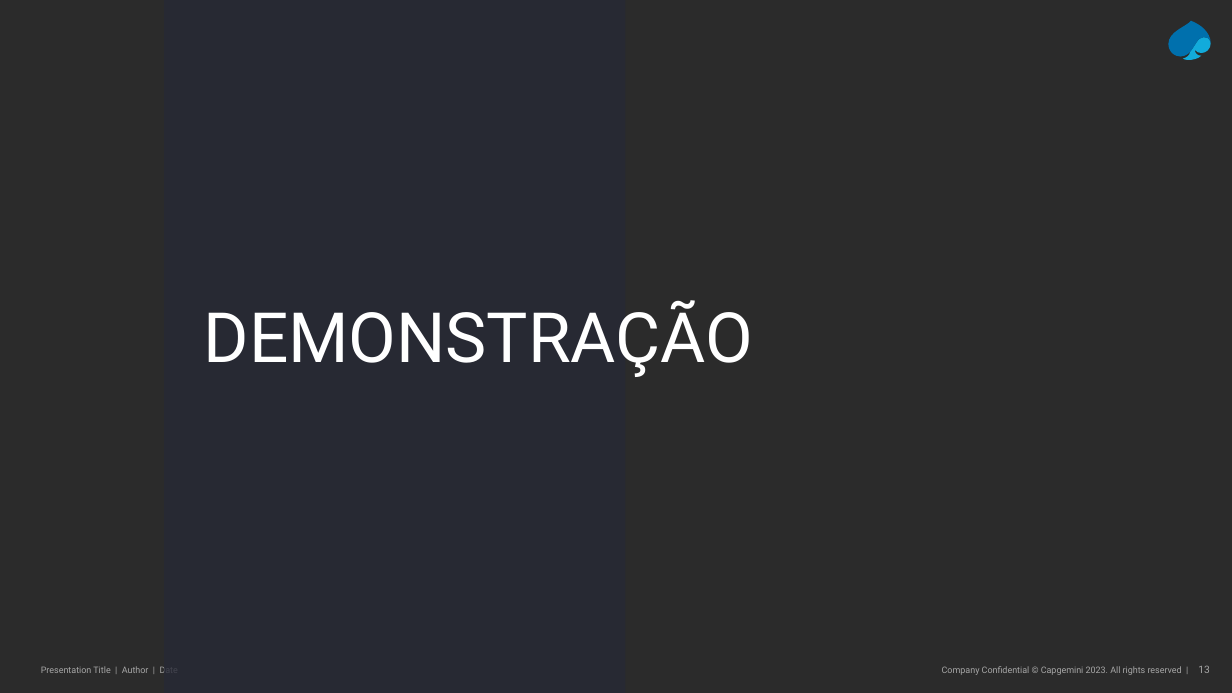
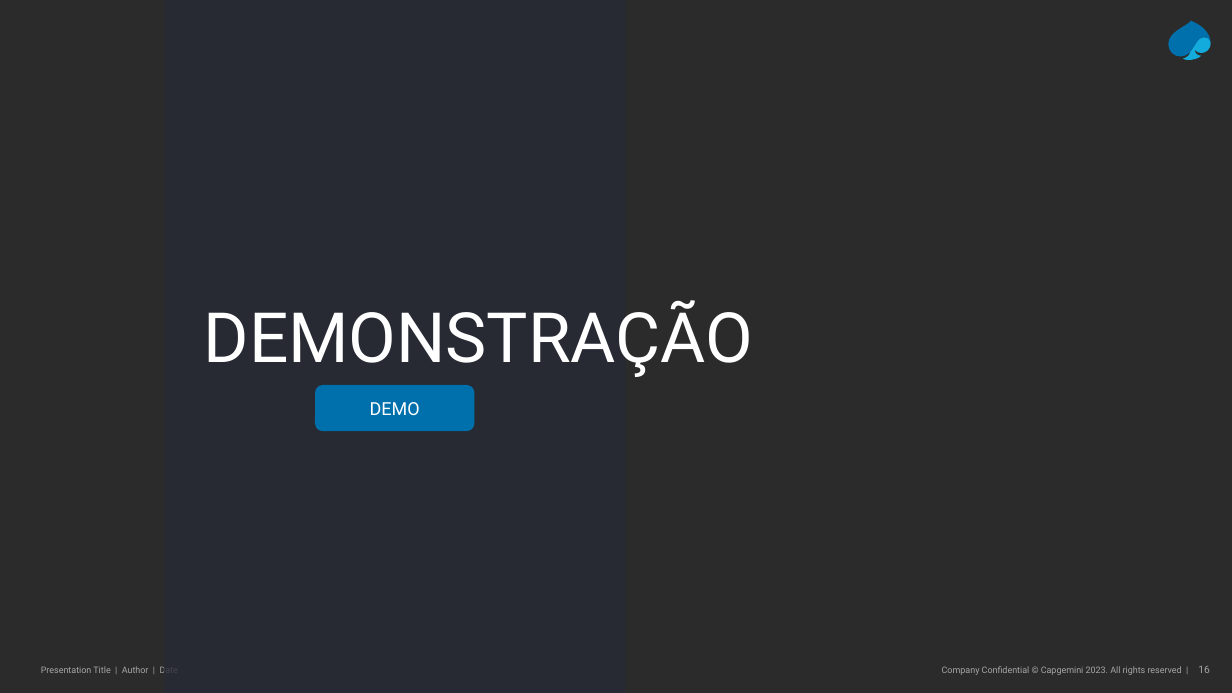
Before and after one commit to Pedro-MPC/1stproject, a slide deck: slide 16 of Apresentação e-commerce.pptx (slide 13 before the commit). Drawn at 1232x693 pixels with LibreOffice and Linux fonts; fonts in the diff are those of the drawing; background and template pictures are left out; a plain dark background stands for a picture behind light text. Boxes give left, top, right and bottom in pixels: in the first picture for what was removed or moved away, otherwise in the second. Text is boxed around its words. In the diff, an @@ line names an element or a change of style, - is before the commit and + after.

```diff
--- a/Apresentação e-commerce.pptx
+++ b/Apresentação e-commerce.pptx
@@ rounded rectangle added at [315,385,475,432], fill #0070AD, 14 pt, text #FFFFFF @@
+DEMO
@@ page number at [1198,666,1210,673]: text changed @@
-13
+16
```
Also in this commit, not shown: 2 other slides changed, 3 slides added, 2 other files.
